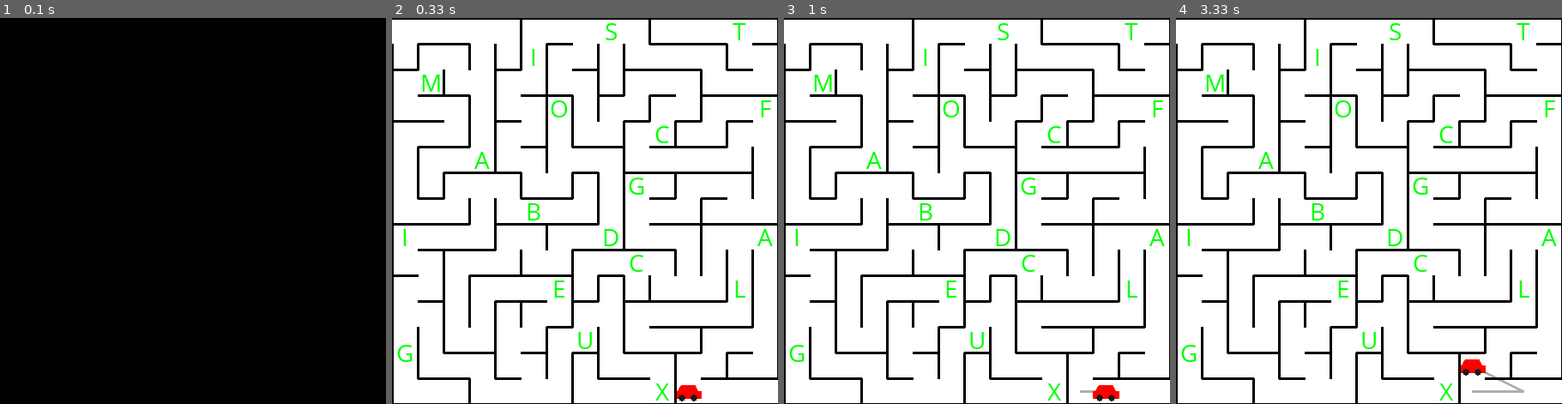
Above: before the commit, frames 1-4 (left to right).
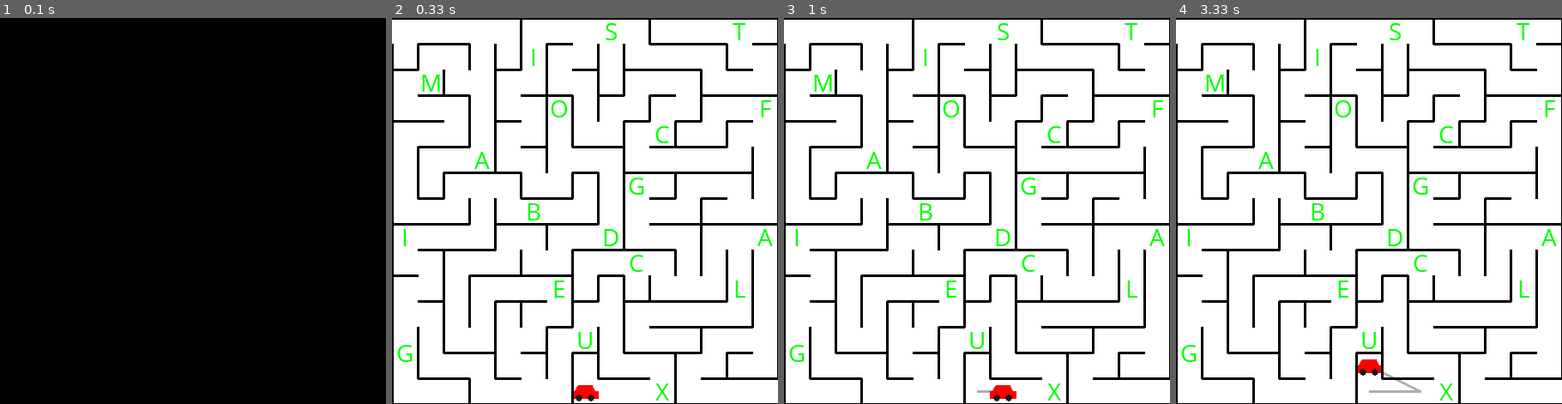
Above: after the commit, the same moments.

Repository: AlbaAlcaniz/GameOfGala
Game: pygame game, started from Labyrinth.py
Same seed, same stepped clock (60 frames per second), same inputs: the game is played once before the commit and once after it.
Inputs:
- Up to frame 1 (0.1 s): no input
- Up to frame 2 (0.33 s): no input
- Up to frame 3 (1 s): hold Right 0.33-0.8 s
- Up to frame 4 (3.33 s): hold Right 1.17-1.63 s; hold Left 1.67-2.2 s; hold Up from 3 s (still down)

Frame 1 is identical in both runs. In frame 2, 0.4% of the frame differs, in the area x 47-81%, y 95-100%; in frame 3, 0.5%; in frame 4, 0.7%, in the area x 47-91%, y 88-98%.

Commit message:
Remove the vehicle class

Diff:
--- a/Labyrinth.py
+++ b/Labyrinth.py
@@ -39,84 +39,29 @@
         # Initialize the window
         master.mainloop()
 
-class vehicle(object):
-    """Class for the moving and drawing the car
-    """
-    def __init__(self, start, dirnx = 1, dirny = 0):
-        """Initialize the car
-
-        Args:
-            start (tuple): initial position of the car
-            dirnx (int, optional): x direction for the car movement. Defaults to 1.
-            dirny (int, optional): y direction for the car movement. Defaults to 0.
-        """
-        self.pos = start
-        self.dirnx = 1
-        self.dirny = 0
-
-    def move(self, dirnx, dirny):
-        """Function that moves the car
-
-        Args:
-            dirnx (int): x direction for the car movement
-            dirny (int): y direction for the car movement
-        """
-        self.dirnx = dirnx
-        self.dirny = dirny
-        self.pos = (self.pos[0] + self.dirnx, self.pos[1] + self.dirny)
-
-    def draw_vehicle(self, surface):
-        """Draw the car
-
-        Args:
-            surface (pygame.Surface): window in which the car will be displayed
-        """
-        global width, rows
-        dis = width // rows #size of a square in the grid
-        i = self.pos[0] #row
-        j = self.pos[1] #column
-        color = (255,0,0) # Red
-
-        # Define useful distances
-        x_m = i*dis; y_m = j*dis+dis; x_M = x_m + dis
-        a = dis/4; b = int(2*a); c = 3*a; d = a/2
-        a = int(a); c = int(c); d = int(d); e = a
-
-        # Draw the car
-        pygame.draw.polygon(surface, color, [(x_m,y_m-a), (x_M,y_m-a), (x_M,y_m-b), (x_M-d,y_m-b), (x_M-e,y_m-c), (x_m+e,y_m-c), \
-            (x_m+d,y_m-b), (x_m,y_m-b)])
-
-        # Draw the wheels
-        centre1 = (int(x_m+8),int(y_m-a))
-        centre2 = (int(x_M-8),int(y_m-a))
-        radius = 4
-        pygame.draw.circle(surface, (25,25,25), centre1, radius)
-        pygame.draw.circle(surface, (25,25,25), centre2, radius)
-
 class car(object):
     """Class for the movement of the car
     """
-    def __init__(self, pos):
+    def __init__(self, start):
         """Initialize the movement of the car by creating the vehicle
 
         Args:
-            pos (tuple): Initial position of the car
-        """
-        self.head = vehicle(pos)
+            start (tuple): Initial position of the car
+        """
+        # Initial position of the car
+        self.pos = start
         # Direction for x and y
         self.dirnx = 0
         self.dirny = 1
         # The trail are the positions in which the car has been
         # Useful to keep track of the letters collected
-        self.trail = [pos]
+        self.trail = [self.pos]
 
     def move(self):
         """Function that determines the movement of the car
         """
-        # Take the car
-        c = self.head
         # Take the car's position
-        p = c.pos
+        p = self.pos
         # Each position has an assigned letter which indicates the movements that the car can do
         # These movements are limited by the walls of the labyrinth
         # There is probably a better way to do it, but this is all myself
@@ -134,16 +79,20 @@
             # Depending on the key pressed and the position of the car inside the labyrinth, the car moves
             keys = pygame.key.get_pressed()
             if keys[pygame.K_LEFT] and letter_pos in "gilimocj":
-                c.move(-1,0)
+                self.dirnx = -1; self.dirny = 0
+                self.pos = (self.pos[0] + self.dirnx, self.pos[1] + self.dirny)
 
             elif keys[pygame.K_RIGHT] and letter_pos in "kalmehi":
-                c.move(1,0)
+                self.dirnx = 1; self.dirny = 0
+                self.pos = (self.pos[0] + self.dirnx, self.pos[1] + self.dirny)
 
             elif keys[pygame.K_UP] and letter_pos in "delfgko":
-                c.move(0,-1)
+                self.dirnx = 0; self.dirny = -1
+                self.pos = (self.pos[0] + self.dirnx, self.pos[1] + self.dirny)
 
             elif keys[pygame.K_DOWN] and letter_pos in "bfhjmko":
-                c.move(0,1)
+                self.dirnx = 0; self.dirny = 1
+                self.pos = (self.pos[0] + self.dirnx, self.pos[1] + self.dirny)
 
     def draw_car(self, surface):
         """Draw the car
@@ -151,8 +100,27 @@
         Args:
             surface (pygame.Surface): window in which the car will be displayed
         """
-        c = self.head
-        c.draw_vehicle(surface)
+        global width, rows
+        dis = width // rows #size of a square in the grid
+        i = self.pos[0] #row
+        j = self.pos[1] #column
+        color = (255,0,0) # Red
+
+        # Define useful distances
+        x_m = i*dis; y_m = j*dis+dis; x_M = x_m + dis
+        a = dis/4; b = int(2*a); c = 3*a; d = a/2
+        a = int(a); c = int(c); d = int(d); e = a
+
+        # Draw the car
+        pygame.draw.polygon(surface, color, [(x_m,y_m-a), (x_M,y_m-a), (x_M,y_m-b), (x_M-d,y_m-b), (x_M-e,y_m-c), (x_m+e,y_m-c), \
+            (x_m+d,y_m-b), (x_m,y_m-b)])
+
+        # Draw the wheels
+        centre1 = (int(x_m+8),int(y_m-a))
+        centre2 = (int(x_M-8),int(y_m-a))
+        radius = 4
+        pygame.draw.circle(surface, (25,25,25), centre1, radius)
+        pygame.draw.circle(surface, (25,25,25), centre2, radius)
 
     def draw_trail(self, surface):
         """Draw the trail left by the car so that the collection of letters is easier
@@ -164,8 +132,8 @@
         # Size of each square in the grid
         dis = width // rows
         # Every movement of the car, add its position to the trail
-        if self.head.pos not in self.trail:
-            self.trail.append(self.head.pos)
+        if self.pos not in self.trail:
+            self.trail.append(self.pos)
 
         # If the car has moved from the initial position, draw a grey line which represents its movement
         if len(self.trail) > 1:
@@ -326,7 +294,7 @@
     # Create the pygame window where everything will be displayed
     win = pygame.display.set_mode((width, width))
     #Initialize the car and the letters
-    c = car((11,14))
+    c = car((7,14))
     l = letter()
 
     flag = True #Variable which is true as long as you don't reach the end of the labyrinth
@@ -342,7 +310,7 @@
         c.move()
 
         # If you reach the end of the labyrinth, you won
-        if c.head.pos == (14,14):
+        if c.pos == (14,14):
             won_game()
 
         # redraw the window onevery frame
